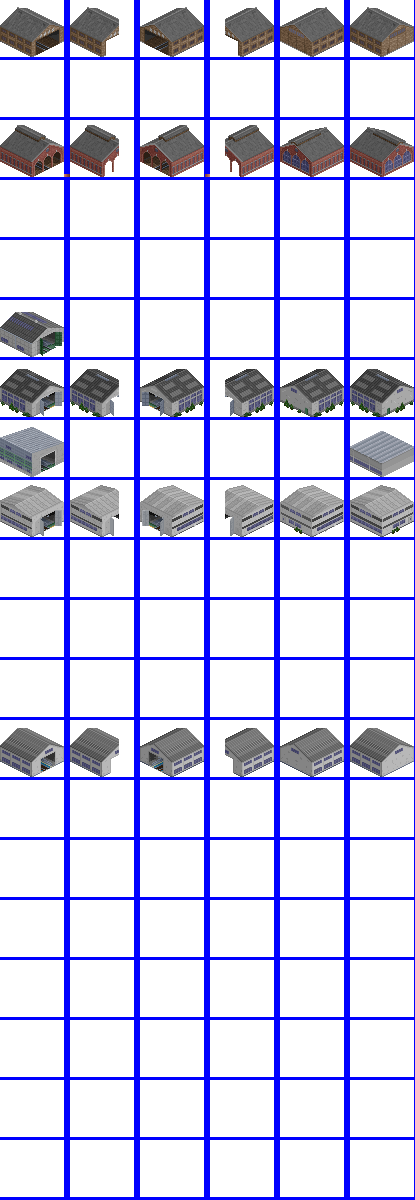
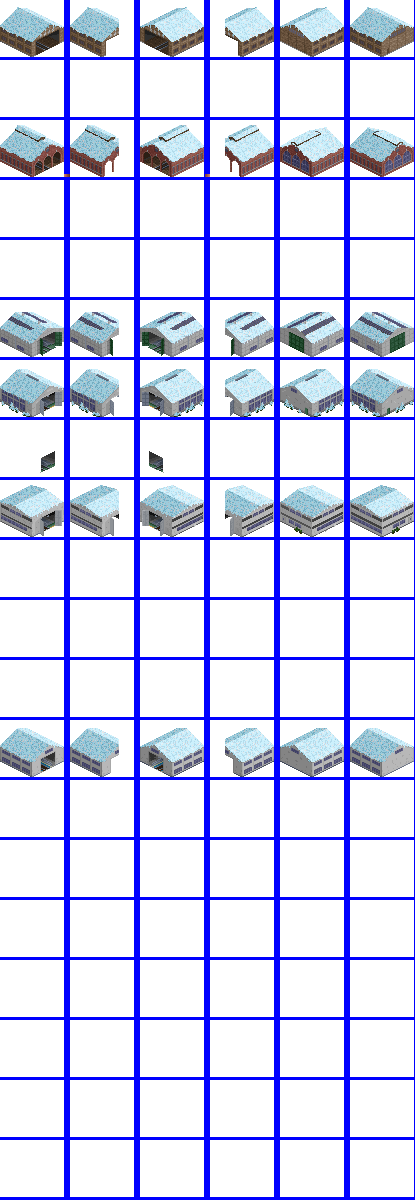
Revision of a layered w=415, h=1200 image; what changed, layer by layer:
showed group "Snow" (1st of 3, in "Mask" › "Narrow Gauge") (6 layers) over [0, 312, 414, 762]
added group "DC 1 snow" with 2 layers in group "Snow" over [0, 312, 414, 344]
added layer "Pattern Fill 3" in group "DC 1 snow" over [16, 312, 414, 344]
added layer "Pattern Fill 2" in group "DC 1 snow" over [0, 312, 397, 344]
moved "Doors" above "Layer 40", painted on it over [40, 332, 405, 356]
removed layer "Layer 26" from group "DC 1" over [0, 312, 64, 344]
renamed "Vents" to "Layer 40", painted on it over [0, 312, 414, 357]
painted on "Layer 27" over [148, 332, 165, 473]
hid "Layer 36" over [351, 432, 412, 463]
hid "Layer 37" over [350, 431, 414, 463]
hid "Layer 38" over [0, 427, 414, 477]
showed group "Snow" (3rd of 3, in "Mask" › "Narrow+Standard") (2 layers) over [0, 7, 414, 162]
